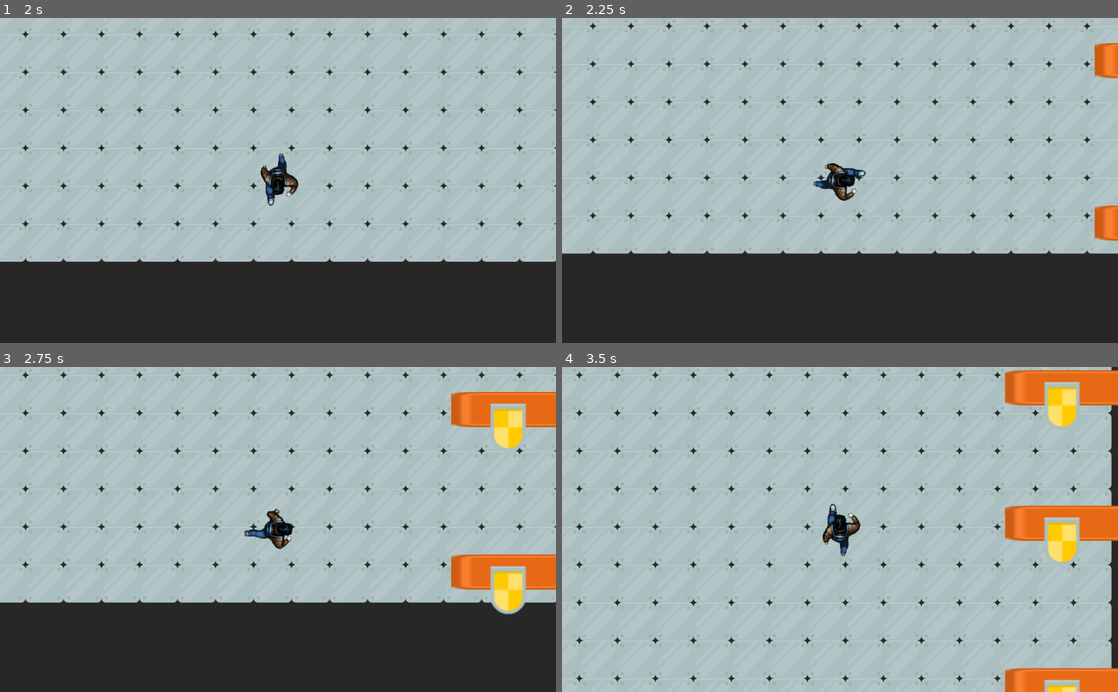
Above: before the commit, frames 1-4 (two rows, left to right).
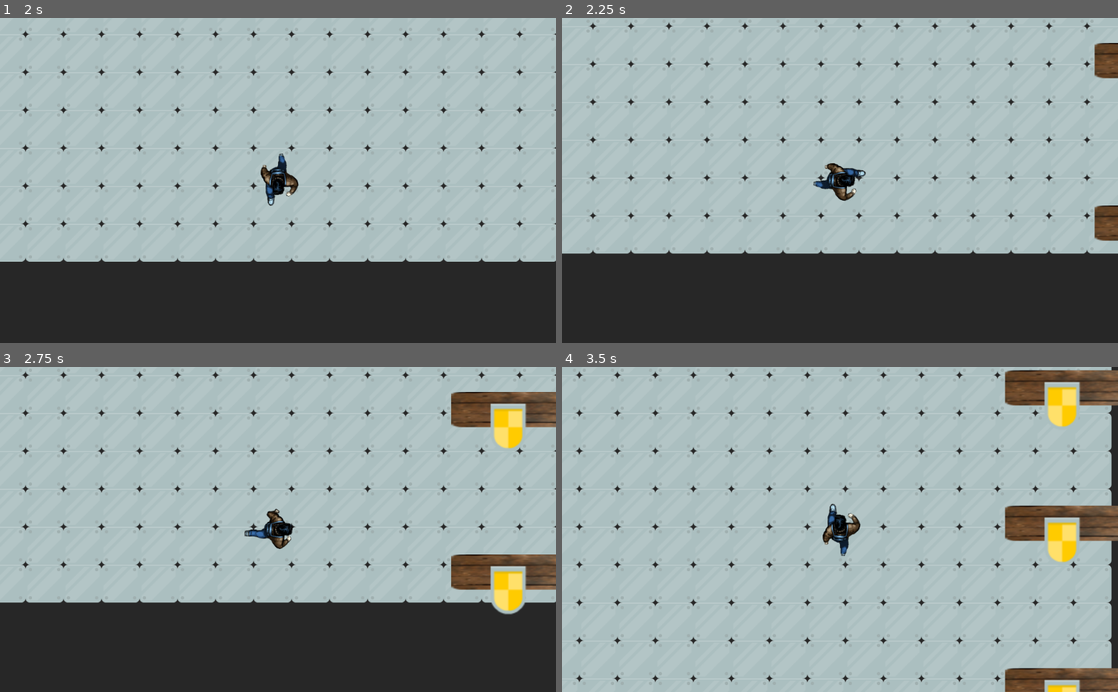
Above: after the commit, the same moments.

Repository: cznrhubarb/loveinthetimeofcapitalism
Game: Godot game, scene res://scn/DistributionCenter.tscn
Two runs of this game, one before a commit and one after it. Both use one fixed random seed, a clock stepped at 60 frames per second and the inputs below.
Inputs:
- Up to frame 1 (2 s): tap Enter at 0.5 s; hold D (move_right) 0.53-1.28 s; hold S (move_down) from 1.28 s (still down)
- Up to frame 2 (2.25 s): release S (move_down) at 2.03 s; hold D (move_right) from 2.03 s (still down)
- Up to frame 3 (2.75 s): keep holding D (move_right)
- Up to frame 4 (3.5 s): release D (move_right) at 2.78 s; hold W (move_up) from 2.78 s (still down)

Frame 1 is identical in both runs. In frame 2, 0.9% of the frame differs, in the area x 95-100%, y 7-69%; in frame 3, 3.2%; in frame 4, 4.9%, in the area x 79-100%, y 0-100%.

Commit message:
Integrated some of the sounds and some new assets

Diff:
--- a/scn/Bin.tscn
+++ b/scn/Bin.tscn
@@ -1,7 +1,9 @@
-[gd_scene load_steps=4 format=2]
+[gd_scene load_steps=6 format=2]
 
 [ext_resource path="res://img/shieldGold.png" type="Texture" id=1]
 [ext_resource path="res://scn/src/Bin.gd" type="Script" id=2]
+[ext_resource path="res://aud/pull_bin_out.ogg" type="AudioStream" id=3]
+[ext_resource path="res://aud/push_bin_in.ogg" type="AudioStream" id=4]
 
 [sub_resource type="RectangleShape2D" id=1]
 extents = Vector2( 19.5073, 27.8608 )
@@ -15,7 +17,13 @@
 [node name="Area2D" type="Area2D" parent="."]
 
 [node name="CollisionShape2D" type="CollisionShape2D" parent="Area2D"]
-position = Vector2( -3.05176e-05, 0.101334 )
+position = Vector2( -3.05176e-005, 0.101334 )
 shape = SubResource( 1 )
+
+[node name="InSound" type="AudioStreamPlayer" parent="."]
+stream = ExtResource( 3 )
+
+[node name="OutSound" type="AudioStreamPlayer" parent="."]
+stream = ExtResource( 4 )
 [connection signal="body_entered" from="Area2D" to="." method="_on_Area2D_body_entered"]
 [connection signal="body_exited" from="Area2D" to="." method="_on_Area2D_body_exited"]
--- a/scn/DistributionCenter.tscn
+++ b/scn/DistributionCenter.tscn
@@ -6,10 +6,11 @@
 [ext_resource path="res://scn/Worker.tscn" type="PackedScene" id=4]
 [ext_resource path="res://img/terminal_large.png" type="Texture" id=5]
 [ext_resource path="res://src/Slidedown Menu.gd" type="Script" id=6]
-[ext_resource path="res://img/shieldGold.png" type="Texture" id=7]
-[ext_resource path="res://scn/BinContentsMenu.gd" type="Script" id=8]
-[ext_resource path="res://scn/Inventory.tscn" type="PackedScene" id=9]
-[ext_resource path="res://src/ItemPlacer.gd" type="Script" id=10]
+[ext_resource path="res://aud/new_order_in.ogg" type="AudioStream" id=7]
+[ext_resource path="res://img/shieldGold.png" type="Texture" id=8]
+[ext_resource path="res://scn/BinContentsMenu.gd" type="Script" id=9]
+[ext_resource path="res://scn/Inventory.tscn" type="PackedScene" id=10]
+[ext_resource path="res://src/ItemPlacer.gd" type="Script" id=11]
 
 [sub_resource type="TileSet" id=1]
 0/name = "metalRounded.png 0"
@@ -69,20 +70,24 @@
 wait_time = 4.0
 autostart = true
 
+[node name="OrderUpSound" type="AudioStreamPlayer" parent="CanvasLayer/Slidedown Menu"]
+stream = ExtResource( 7 )
+volume_db = -22.63
+
 [node name="HUDTween" type="Tween" parent="CanvasLayer"]
 
 [node name="BinContentsMenu" type="Sprite" parent="CanvasLayer"]
 position = Vector2( 530, -400 )
 scale = Vector2( 11, 10 )
-texture = ExtResource( 7 )
-script = ExtResource( 8 )
+texture = ExtResource( 8 )
+script = ExtResource( 9 )
 
-[node name="Inventory" parent="CanvasLayer" instance=ExtResource( 9 )]
+[node name="Inventory" parent="CanvasLayer" instance=ExtResource( 10 )]
 
 [node name="ItemPlacer" type="Node2D" parent="."]
-script = ExtResource( 10 )
+script = ExtResource( 11 )
 
 [node name="ItemPlacer" type="Node2D" parent="."]
 scale = Vector2( 0.265498, -3.14858 )
-script = ExtResource( 10 )
+script = ExtResource( 11 )
 [connection signal="timeout" from="CanvasLayer/Slidedown Menu/Timer" to="CanvasLayer/Slidedown Menu" method="_on_Timer_timeout"]
--- a/scn/Inventory.tscn
+++ b/scn/Inventory.tscn
@@ -1,6 +1,14 @@
-[gd_scene load_steps=2 format=2]
+[gd_scene load_steps=4 format=2]
 
 [ext_resource path="res://src/Inventory.gd" type="Script" id=1]
+[ext_resource path="res://aud/inventory_pickup.ogg" type="AudioStream" id=2]
+[ext_resource path="res://aud/boxed_up.ogg" type="AudioStream" id=3]
 
 [node name="Inventory" type="Node2D"]
 script = ExtResource( 1 )
+
+[node name="PickUpSound" type="AudioStreamPlayer" parent="."]
+stream = ExtResource( 2 )
+
+[node name="BoxUpSound" type="AudioStreamPlayer" parent="."]
+stream = ExtResource( 3 )
--- a/scn/Shelf.tscn
+++ b/scn/Shelf.tscn
@@ -4,13 +4,13 @@
 [ext_resource path="res://scn/Bin.tscn" type="PackedScene" id=2]
 
 [sub_resource type="RectangleShape2D" id=1]
-extents = Vector2( 94.9777, 22.6833 )
+extents = Vector2( 190.255, 22.6833 )
 
 [node name="Node2D" type="Node2D"]
 
 [node name="Wall" type="Sprite" parent="."]
 position = Vector2( 704.509, 43.1803 )
-scale = Vector2( 8.88653, 1.45083 )
+scale = Vector2( 4.444, 1.451 )
 texture = ExtResource( 1 )
 
 [node name="StaticBody2D" type="StaticBody2D" parent="Wall"]
--- a/scn/src/Bin.gd
+++ b/scn/src/Bin.gd
@@ -33,7 +33,9 @@
 	tween.start()
 	# TODO call the menu's icon fill function
 	menu.fill_with_icon(item_type)
+	get_node("OutSound").play()
 
 func _on_Area2D_body_exited(body):
 	tween.interpolate_property(menu, "position", Vector2(530, 200), Vector2(530, -400), .5, Tween.TRANS_QUAD, Tween.EASE_OUT)
 	tween.start()
+	get_node("InSound").play()
--- a/src/Inventory.gd
+++ b/src/Inventory.gd
@@ -15,6 +15,7 @@
 	items_held.push_front(icon)
 	add_child(icon)
 	adjust_item_positions()
+	get_node("PickUpSound").play()
 
 func adjust_item_positions():
 	for i in range(0, items_held.size()):
@@ -29,6 +30,7 @@
 			item.set_desired_position(item.position + Vector2(icon_size, 0))
 			spent_items.append(item)
 			adjust_item_positions()
+			get_node("BoxUpSound").play()
 			return true
 	return false
 
--- a/src/Slidedown Menu.gd
+++ b/src/Slidedown Menu.gd
@@ -27,3 +27,4 @@
 func _on_Timer_timeout():
 	randomize()
 	create_order(placer.get_random_item(), rand_range(60, 90))
+	get_node("OrderUpSound").play()
Not shown, changed: aud/boxed_up.ogg.import
Not shown, changed: aud/good_job.ogg.import
Not shown, changed: aud/inventory_pickup.ogg.import
Not shown, changed: aud/new_order_in.ogg.import
Not shown, changed: aud/pull_bin_out.ogg.import
Not shown, changed: aud/push_bin_in.ogg.import
Binary file changed: img/red_button.png
Not shown: 1 places in scn/DistributionCenter.tscn that only renumber resources
